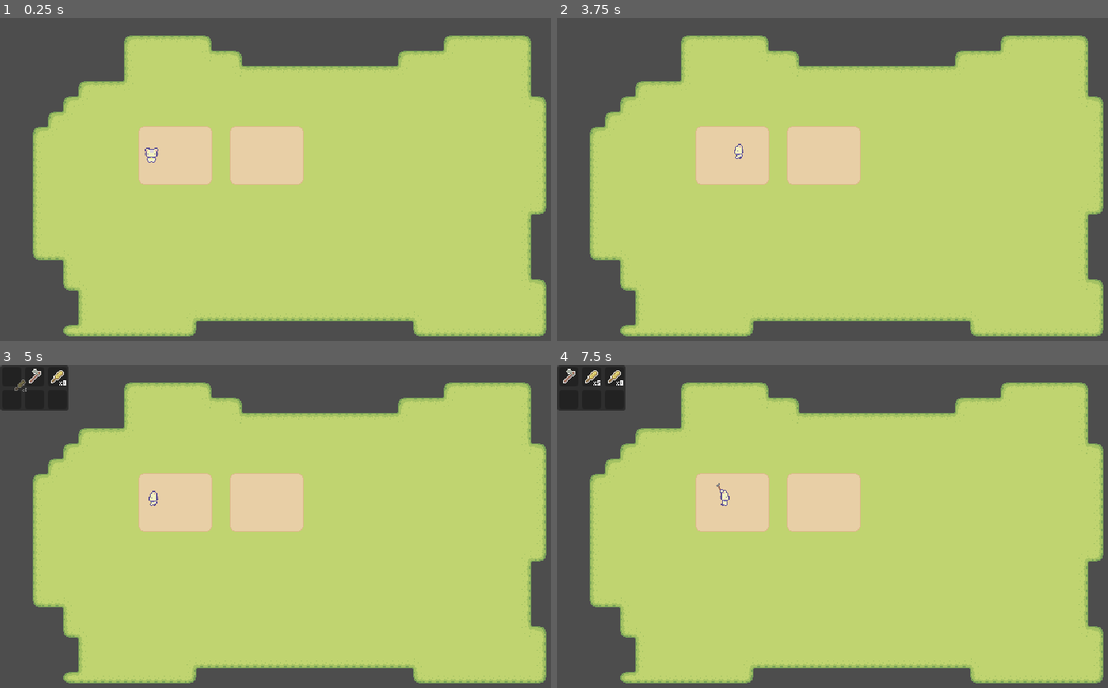
Above: before the commit, frames 1-4 (two rows, left to right).
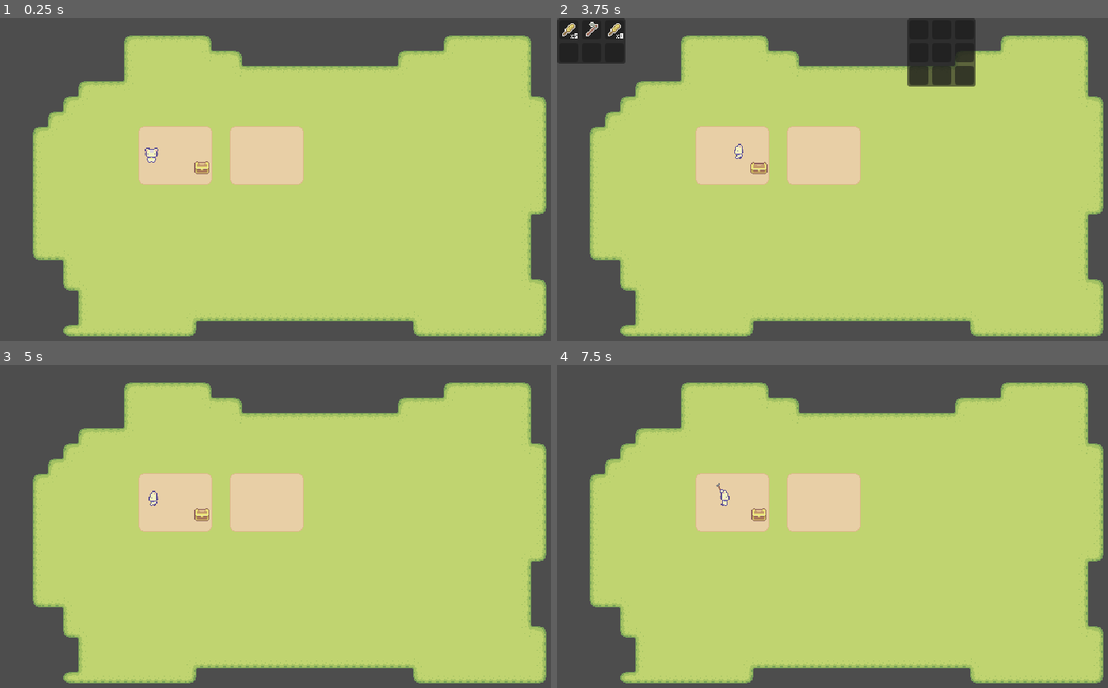
Above: after the commit, the same moments.

Repository: Sirrender-krr/simple_project_20251123
Game: Godot game, scene res://test_scenes/main.tscn
Same seed, same stepped clock (60 frames per second), same inputs: the game is played once before the commit and once after it. The project has no main scene, so this scene is started directly.
Inputs (mouse positions are in pixels of both pictures, inside the frame that each line leads up to):
- Up to frame 1 (0.25 s): no input
- Up to frame 2 (3.75 s): tap Enter at 0.5, 3.5 s; move the mouse to (997, 173) at 0.52 s; hold D (right) 0.53-1.28 s; tap E (interact) at 0.6, 1.55, 2.1, 3.05, 3.6 s; click (997, 173) at 0.67 s; tap Space at 1.25 s; move the mouse to (738, 205) at 1.27 s; hold S (down) 1.28-2.03 s; click (738, 205) at 1.35 s; move the mouse to (920, 114) at 2.02 s; hold D (right) 2.03-2.78 s; move the mouse to (832, 257) at 2.77 s; hold W (up) 2.78-3.53 s; tap Shift (run) at 2.85 s; click (832, 257) at 2.92 s; move the mouse to (1041, 240) at 3.52 s; hold A (left) from 3.53 s (still down)
- Up to frame 3 (5 s): keep holding A (left); tap Tab (inventory) at 4.15 s; move the mouse to (11, 377) at 4.27 s; click (11, 377) at 4.35 s; tap E (interact) at 4.55 s
- Up to frame 4 (7.5 s): tap Space at 5, 6.5 s; release A (left) at 5.03 s; hold S (down) 5.03-5.78 s; tap E (interact) at 5.1, 6.05, 6.6 s; click (568, 377) at 5.17 s; tap Enter at 5.75 s; move the mouse to (590, 377) at 5.77 s; hold D (right) 5.78-6.53 s; tap Shift (run) at 5.85 s; click (590, 377) at 5.92 s; move the mouse to (568, 377) at 6.52 s; hold W (up) 6.53-7.28 s; click (568, 377) at 6.67 s; move the mouse to (590, 377) at 7.27 s; hold D (right) from 7.28 s (still down); click (590, 377) at 7.35 s

The runs differ from the first frame. In frame 1, 0.1% of the frame differs, in the area x 35-38%, y 44-49%; in frame 2, 4.5%, in the area x 0-76%, y 0-49%; in frame 3, 1.8%; in frame 4, 1.9%.

Commit message:
on implementing inventory 5
- added chest

Diff:
--- /dev/null
+++ b/inventory/chest.tres
@@ -0,0 +1,9 @@
+[gd_resource type="Resource" script_class="InventoryData" load_steps=3 format=3 uid="uid://cw1m3ke8kdli7"]
+
+[ext_resource type="Script" uid="uid://dncgayh5t1qfq" path="res://inventory/inventory_data.gd" id="1_v1ndq"]
+[ext_resource type="Script" uid="uid://c5cprt1l0e75w" path="res://inventory/slot_data.gd" id="2_7frw7"]
+
+[resource]
+script = ExtResource("1_v1ndq")
+slot_datas = Array[ExtResource("2_7frw7")]([null, null, null, null, null, null, null, null, null])
+metadata/_custom_type_script = "uid://dncgayh5t1qfq"
--- a/inventory/inventory.gd
+++ b/inventory/inventory.gd
@@ -7,6 +7,9 @@
 func set_inventory_data(inventory_data: InventoryData) -> void:
 	inventory_data.inventory_updated.connect(populate_item_grid)
 	populate_item_grid(inventory_data)
+
+func clear_inventory_data(inventory_data: InventoryData) -> void:
+	inventory_data.inventory_updated.disconnect(populate_item_grid)
 
 func populate_item_grid(inventory_data:InventoryData) -> void:
 	for child in item_grid.get_children():
--- a/project.godot
+++ b/project.godot
@@ -22,6 +22,10 @@
 window/size/window_height_override=1080
 window/stretch/mode="viewport"
 window/stretch/scale_mode="integer"
+
+[global_group]
+
+external_inventory=""
 
 [input]
 
--- /dev/null
+++ b/scenes/chest.gd
@@ -0,0 +1,36 @@
+extends StaticBody2D
+
+signal toggle_inventory(external_inventory_owner)
+
+@onready var animated_sprite: AnimatedSprite2D = $AnimatedSprite2D
+
+@export var inventory_data: InventoryData
+
+var chest_open:bool = false
+
+func _ready() -> void:
+	animated_sprite.frame = 0
+
+func player_interact() -> void:
+	toggle_inventory.emit(self)
+	chest_open = !chest_open
+	if chest_open == true:
+		animated_sprite.frame = 0
+		animated_sprite.play("default")
+	else:
+		animated_sprite.frame = 4
+		animated_sprite.play_backwards("default")
+
+
+
+func _on_area_2d_body_entered(body: Node2D) -> void:
+	var player = body
+	player.interacting = self
+
+func _on_area_2d_body_exited(body: Node2D) -> void:
+	var player = body
+	player.interacting = null
+	if chest_open == true:
+		animated_sprite.frame = 4
+		animated_sprite.play_backwards("default")
+	chest_open = false
--- /dev/null
+++ b/scenes/chest.tscn
@@ -0,0 +1,77 @@
+[gd_scene load_steps=12 format=3 uid="uid://dx1ed0nbeqx33"]
+
+[ext_resource type="Texture2D" uid="uid://qd5rav2o024x" path="res://assets/Sprout Lands - Sprites - Basic pack (2)/Objects/Chest.png" id="1_oii8l"]
+[ext_resource type="Script" uid="uid://dsxh17s48e54n" path="res://scenes/chest.gd" id="1_sy5e1"]
+[ext_resource type="Resource" uid="uid://cw1m3ke8kdli7" path="res://inventory/chest.tres" id="2_gqd3d"]
+
+[sub_resource type="AtlasTexture" id="AtlasTexture_sy5e1"]
+atlas = ExtResource("1_oii8l")
+region = Rect2(0, 0, 48, 48)
+
+[sub_resource type="AtlasTexture" id="AtlasTexture_gqd3d"]
+atlas = ExtResource("1_oii8l")
+region = Rect2(48, 0, 48, 48)
+
+[sub_resource type="AtlasTexture" id="AtlasTexture_yue2o"]
+atlas = ExtResource("1_oii8l")
+region = Rect2(96, 0, 48, 48)
+
+[sub_resource type="AtlasTexture" id="AtlasTexture_yhylo"]
+atlas = ExtResource("1_oii8l")
+region = Rect2(144, 0, 48, 48)
+
+[sub_resource type="AtlasTexture" id="AtlasTexture_w02o5"]
+atlas = ExtResource("1_oii8l")
+region = Rect2(192, 0, 48, 48)
+
+[sub_resource type="SpriteFrames" id="SpriteFrames_ilhio"]
+animations = [{
+"frames": [{
+"duration": 1.0,
+"texture": SubResource("AtlasTexture_sy5e1")
+}, {
+"duration": 1.0,
+"texture": SubResource("AtlasTexture_gqd3d")
+}, {
+"duration": 1.0,
+"texture": SubResource("AtlasTexture_yue2o")
+}, {
+"duration": 1.0,
+"texture": SubResource("AtlasTexture_yhylo")
+}, {
+"duration": 1.0,
+"texture": SubResource("AtlasTexture_w02o5")
+}],
+"loop": false,
+"name": &"default",
+"speed": 12.0
+}]
+
+[sub_resource type="RectangleShape2D" id="RectangleShape2D_kg5gm"]
+size = Vector2(16, 7)
+
+[sub_resource type="CircleShape2D" id="CircleShape2D_8me8i"]
+radius = 23.0
+
+[node name="Chest" type="StaticBody2D" groups=["external_inventory"]]
+collision_mask = 2
+script = ExtResource("1_sy5e1")
+inventory_data = ExtResource("2_gqd3d")
+
+[node name="AnimatedSprite2D" type="AnimatedSprite2D" parent="."]
+sprite_frames = SubResource("SpriteFrames_ilhio")
+offset = Vector2(0, -8)
+
+[node name="CollisionShape2D" type="CollisionShape2D" parent="."]
+position = Vector2(0, -3.5)
+shape = SubResource("RectangleShape2D_kg5gm")
+
+[node name="Area2D" type="Area2D" parent="."]
+collision_mask = 2
+
+[node name="CollisionShape2D" type="CollisionShape2D" parent="Area2D"]
+position = Vector2(0, -7)
+shape = SubResource("CircleShape2D_8me8i")
+
+[connection signal="body_entered" from="Area2D" to="." method="_on_area_2d_body_entered"]
+[connection signal="body_exited" from="Area2D" to="." method="_on_area_2d_body_exited"]
--- a/scripts/inventory_interface.gd
+++ b/scripts/inventory_interface.gd
@@ -1,9 +1,11 @@
 extends Control
 
 var grabbed_slot_data: SlotData
+var external_inventory_owner
 
 @onready var player_inventory: PanelContainer = $PlayerInventory
 @onready var grab_slot: PanelContainer = $GrabSlot
+@onready var external_inventory: PanelContainer = $ExternalInventory
 
 func _physics_process(_delta: float) -> void:
 	if grab_slot.visible:
@@ -13,6 +15,25 @@
 func set_player_inventory_data(inventory_data: InventoryData) -> void:
 	inventory_data.inventory_interact.connect(on_inventory_interact)
 	player_inventory.set_inventory_data(inventory_data)
+
+func set_external_inventory(_external_inventory_owner) -> void:
+	external_inventory_owner = _external_inventory_owner
+	var inventory_data = external_inventory_owner.inventory_data
+
+	inventory_data.inventory_interact.connect(on_inventory_interact)
+	external_inventory.set_inventory_data(inventory_data)
+
+	external_inventory.show()
+
+func clear_external_inventory() -> void:
+	if external_inventory_owner:
+		var inventory_data = external_inventory_owner.inventory_data
+
+		inventory_data.inventory_interact.disconnect(on_inventory_interact)
+		external_inventory.clear_inventory_data(inventory_data)
+
+		external_inventory.hide()
+		external_inventory_owner = null
 
 func on_inventory_interact(inventory_data: InventoryData, index: int, button: int) -> void:
 	match [grabbed_slot_data, button]:
--- a/test_scenes/main.gd
+++ b/test_scenes/main.gd
@@ -6,5 +6,13 @@
 	player.toggle_inventory.connect(toggle_inventory_interface)
 	inventory_interface.set_player_inventory_data(player.inventory_data)
 
-func toggle_inventory_interface() -> void:
+	for node in get_tree().get_nodes_in_group("external_inventory"):
+		node.toggle_inventory.connect(toggle_inventory_interface)
+
+func toggle_inventory_interface(external_inventory_owner = null) -> void:
 	inventory_interface.visible = not inventory_interface.visible
+
+	if external_inventory_owner:
+		inventory_interface.set_external_inventory(external_inventory_owner)
+	else:
+		inventory_interface.clear_external_inventory()
--- a/test_scenes/main.tscn
+++ b/test_scenes/main.tscn
@@ -8,6 +8,7 @@
 [ext_resource type="PackedScene" uid="uid://d4d7f4fooftrl" path="res://inventory/inventory.tscn" id="5_umdci"]
 [ext_resource type="Script" uid="uid://cvcrfk3tq2216" path="res://scripts/inventory_interface.gd" id="6_tqlsa"]
 [ext_resource type="PackedScene" uid="uid://dqi6l3jbvv3hh" path="res://inventory/slot.tscn" id="8_3jl6o"]
+[ext_resource type="PackedScene" uid="uid://dx1ed0nbeqx33" path="res://scenes/chest.tscn" id="9_4yngn"]
 
 [sub_resource type="TileSetAtlasSource" id="TileSetAtlasSource_wac34"]
 texture = ExtResource("1_umdci")
@@ -905,6 +906,13 @@
 offset_right = 72.0
 offset_bottom = 48.0
 
+[node name="ExternalInventory" parent="CanvasLayer/InventoryInterface" instance=ExtResource("5_umdci")]
+visible = false
+layout_mode = 0
+offset_left = 368.0
+offset_right = 440.0
+offset_bottom = 48.0
+
 [node name="GrabSlot" parent="CanvasLayer/InventoryInterface" instance=ExtResource("8_3jl6o")]
 visible = false
 modulate = Color(1, 1, 1, 0.384314)
@@ -912,3 +920,6 @@
 layout_mode = 0
 offset_right = 20.0
 offset_bottom = 20.0
+
+[node name="Chest" parent="." instance=ExtResource("9_4yngn")]
+position = Vector2(212, 164)
Not shown, added: scenes/chest.gd.uid
Not shown: 1 places in test_scenes/main.tscn that only renumber resources
